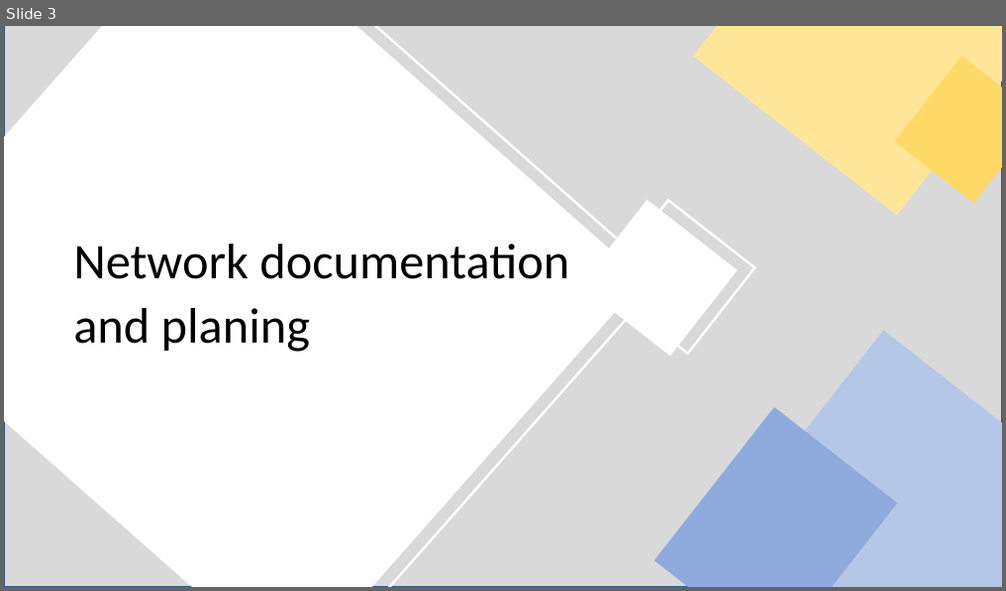
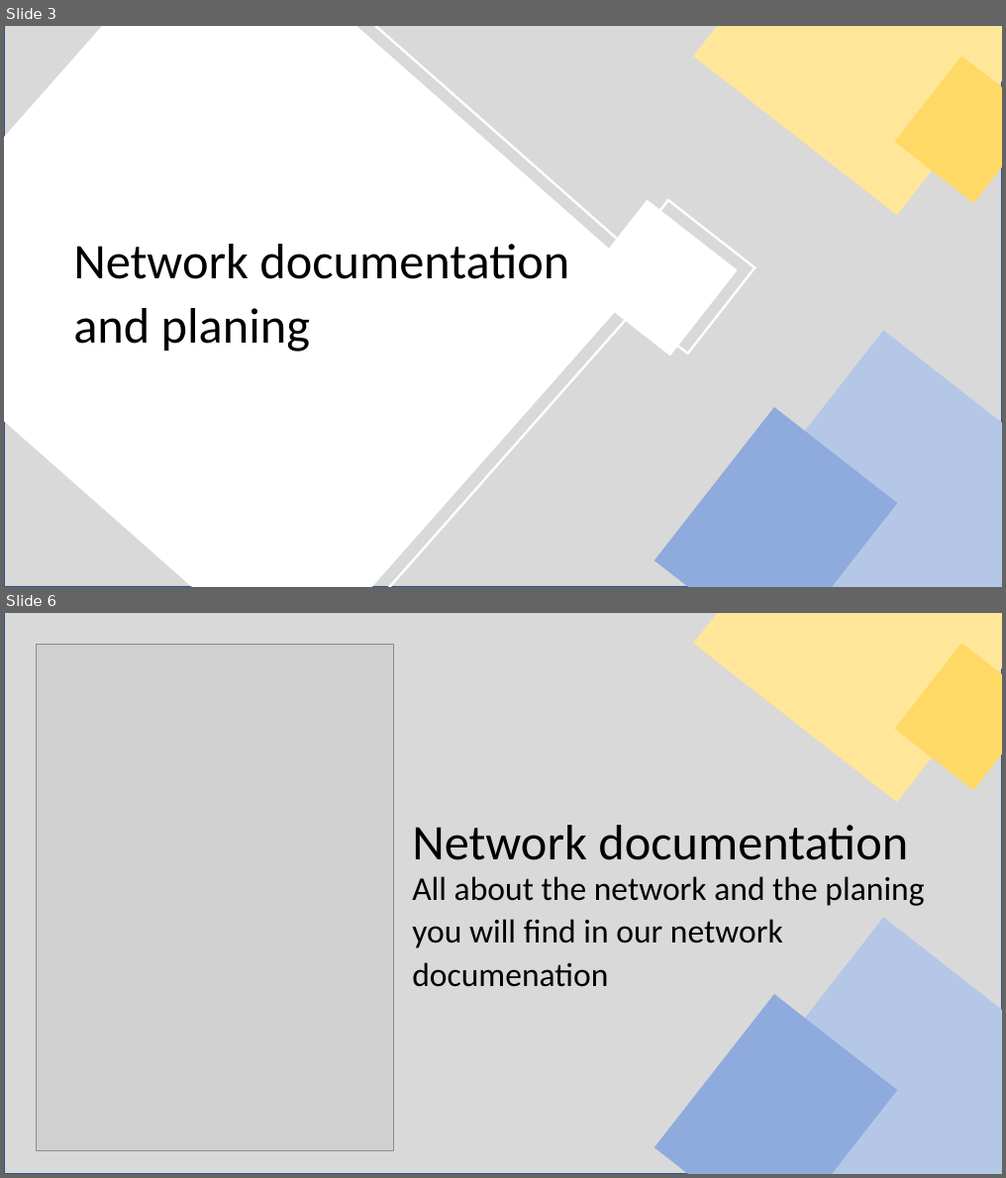
Before and after one commit to Rawezhham176/Learnfeld-3, a slide deck: IT- Clients in Netzwerk einbinden.pptx. Shown one above the other, each under a label of ours: slide 3 before the commit, slides 3 and 6 after it; the slides between them are not shown. The pictures are 1006x591 and 1006x1178 pixels, drawn with LibreOffice and Linux fonts; fonts in the diff are those of the drawing; grey boxes stand for pictures. Boxes give left, top, right and bottom in pixels: in the first picture for what was removed or moved away, otherwise in the second. Text is boxed around its words. In the diff, an @@ line names an element or a change of style, - is before the commit and + after.

```diff
--- a/IT- Clients in Netzwerk einbinden.pptx
+++ b/IT- Clients in Netzwerk einbinden.pptx
@@ slide 6 added at [4, 613, 1002, 1174], background #FFFFFF @@
@@ rectangle added at [4, 613, 1002, 1174], fill #D9D9D9, outline #325491 1 pt @@
@@ rectangle added at [694, 613, 1002, 802], fill #FFE699 @@
@@ picture added at [36, 645, 393, 1151] @@
@@ rectangle added at [895, 644, 1002, 791], fill #FFD966 @@
@@ text added at [412, 825, 908, 861], 48 pt, text #000000 @@
+Network documentation
@@ text added at [412, 876, 924, 987], 32 pt, text #000000 @@
+All about the network and the planing
+you will find in our network documenation
@@ rectangle added at [730, 918, 1002, 1174], fill #B4C7E7 @@
@@ rectangle added at [654, 994, 897, 1174], fill #8FAADC @@
```
Also in this commit, not shown: 2 slides changed, 12 other slides added, 1 slide removed, 1 other file.
